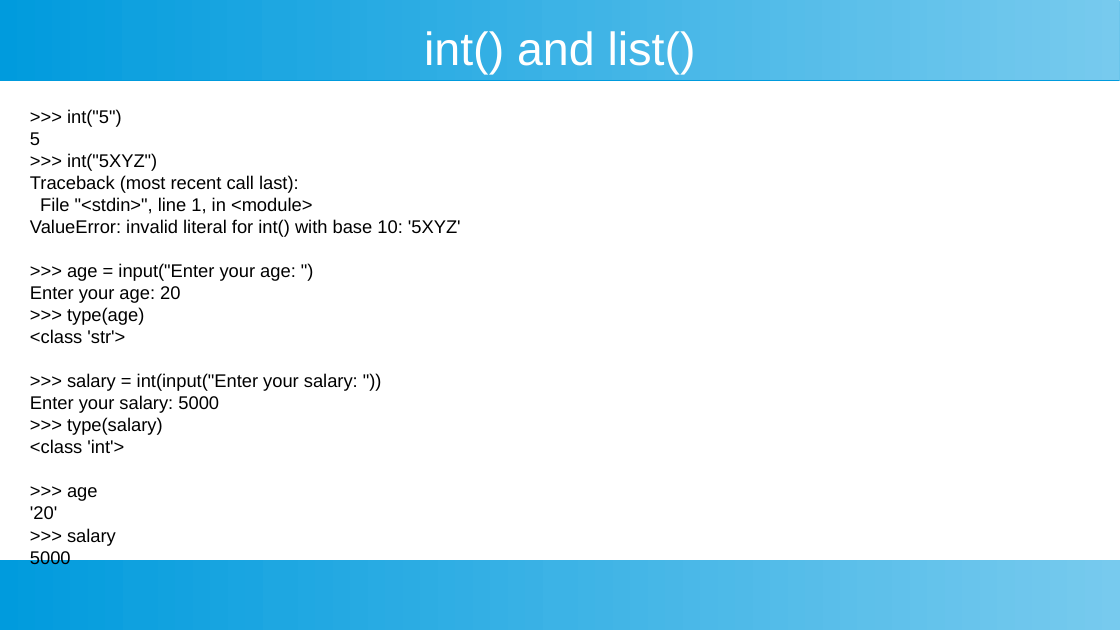
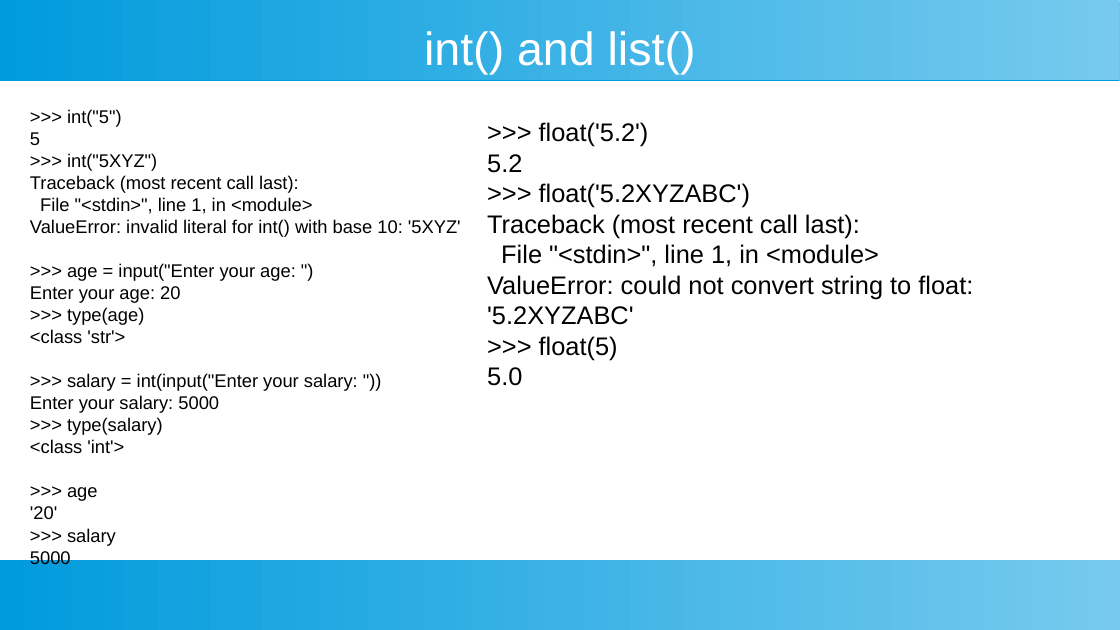
Before and after one commit to ashishjain1547/public_lessons_in_python, a slide deck: slide 13 of Ch 1 - Python's built-in functions/Python's builtin functions.odp (slide 11 before the commit). Drawn at 1120x630 pixels with LibreOffice and Linux fonts; fonts in the diff are those of the drawing. Boxes give left, top, right and bottom in pixels: in the first picture for what was removed or moved away, otherwise in the second. Text is boxed around its words. In the diff, an @@ line names an element or a change of style, - is before the commit and + after.

```diff
--- a/Ch 1 - Python's built-in functions/Python's builtin functions.odp
+++ b/Ch 1 - Python's built-in functions/Python's builtin functions.odp
@@ text added at [487, 122, 973, 386], 18 pt, text #000000 @@
+>>> float('5.2')
+5.2
+>>> float('5.2XYZABC')
+Traceback (most recent call last):
+File "<stdin>", line 1, in <module>
+ValueError: could not convert string to float: '5.2XYZABC'
+>>> float(5)
+5.0
```
Also in this commit, not shown: 4 other slides changed, 2 slides added, 45 other files.
